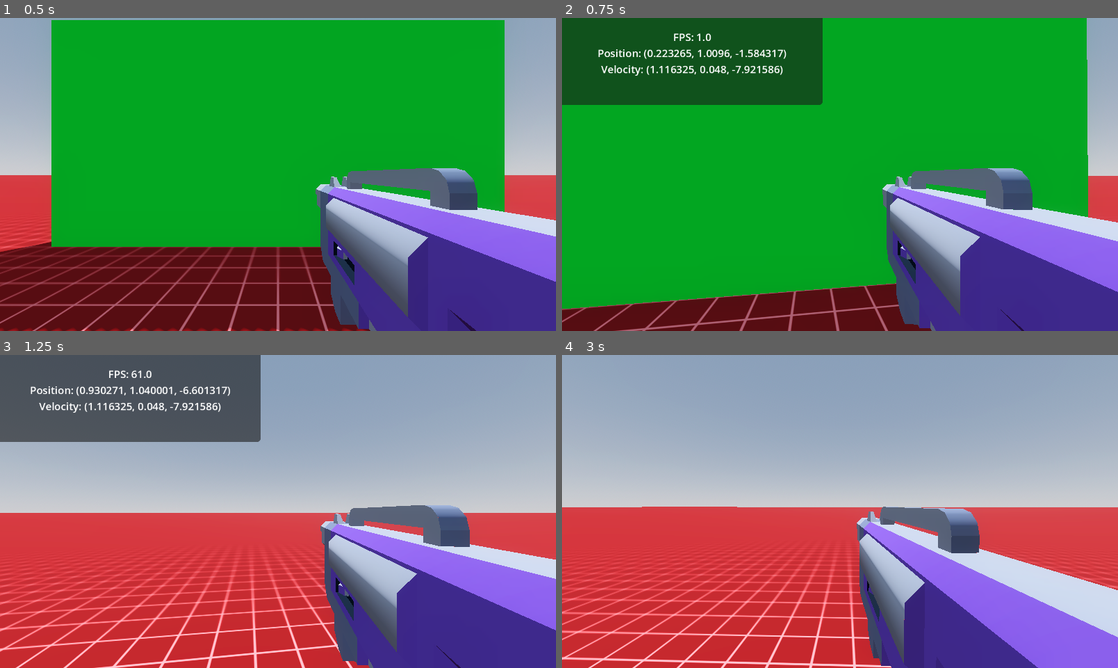
Above: before the commit, frames 1-4 (two rows, left to right).
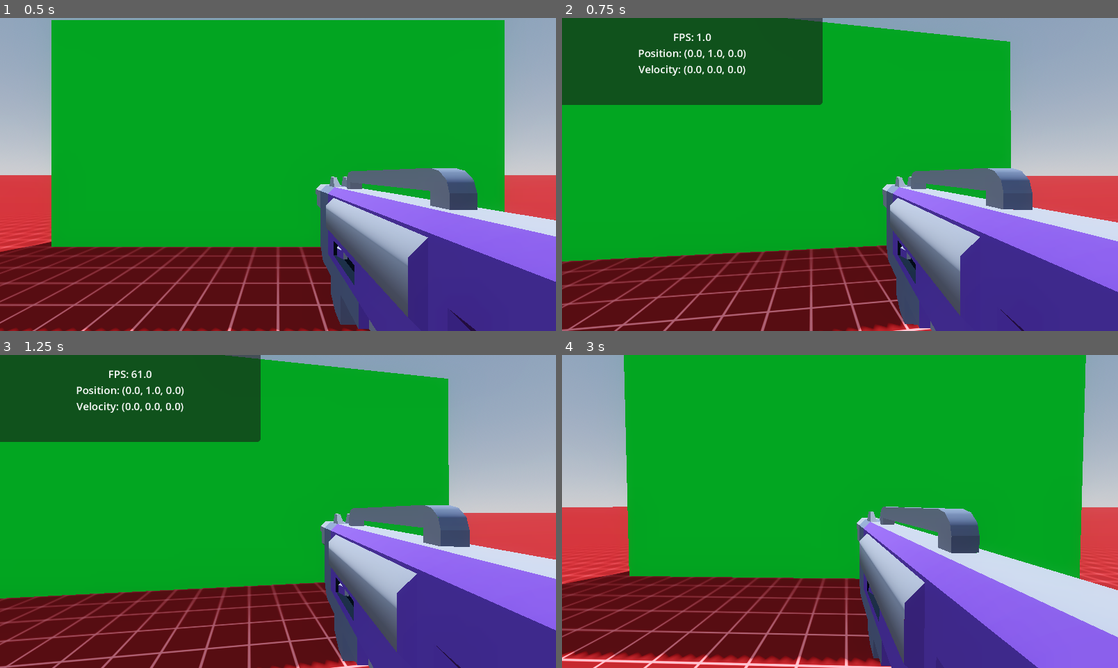
Above: after the commit, the same moments.

Repository: beanarchystudios/immersive
Game: Godot game, scene res://Scenes/Maps/playground.tscn
Same seed, same stepped clock (60 frames per second), same inputs: the game is played once before the commit and once after it.
Inputs (mouse positions are in pixels of both pictures, inside the frame that each line leads up to):
- Up to frame 1 (0.5 s): no input
- Up to frame 2 (0.75 s): tap Enter at 0.5 s; move the mouse to (867, 174) at 0.52 s; hold W (move_up, bound only before the commit) from 0.53 s (still down); hold V (noclip) from 0.53 s (still down)
- Up to frame 3 (1.25 s): keep holding W (move_up, bound only before the commit); keep holding V (noclip); tap Space (jump) at 0.77, 1.07 s; tap Shift (run) at 0.8 s
- Up to frame 4 (3 s): keep holding W (move_up, bound only before the commit); move the mouse to (812, 511) at 1.27 s; release V (noclip) at 1.28 s; tap Shift (run) at 1.35 s; tap Space (jump) at 1.52, 1.55, 1.82, 2.1 s; move the mouse to (851, 505) at 2.02 s; hold V (noclip) 2.03-2.78 s; move the mouse to (834, 517) at 2.77 s; right-click (834, 517) at 2.85 s

Frame 1 is identical in both runs. In frame 2, 21% of the frame differs, in the area x 0-95%, y 0-100%; in frame 3, 68%, in the area x 0-82%, y 0-100%; in frame 4, 68%.

Commit message:
Playroom

Diff:
--- a/Scenes/Maps/playground.tscn
+++ b/Scenes/Maps/playground.tscn
@@ -1,6 +1,5 @@
-[gd_scene load_steps=14 format=3 uid="uid://cam77nl8tymmk"]
+[gd_scene load_steps=13 format=3 uid="uid://cam77nl8tymmk"]
 
-[ext_resource type="PackedScene" uid="uid://et4uuqnudplt" path="res://Scenes/Player/player.tscn" id="1_dptpw"]
 [ext_resource type="Shader" uid="uid://csyqag4g3dh0a" path="res://Shaders/grid.tres" id="1_nh8v7"]
 
 [sub_resource type="ShaderMaterial" id="ShaderMaterial_dptpw"]
@@ -74,8 +73,6 @@
 [node name="WorldEnvironment" type="WorldEnvironment" parent="Lighting"]
 environment = SubResource("Environment_mcjj0")
 
-[node name="Player" parent="." instance=ExtResource("1_dptpw")]
-
 [node name="Ball" type="RigidBody3D" parent="."]
 transform = Transform3D(1, 0, 0, 0, 1, 0, 0, 0, 1, 2.28668, 1.07068, 0)
 
--- /dev/null
+++ b/Scenes/Menus/lobby.tscn
@@ -0,0 +1,5 @@
+[gd_scene format=3 uid="uid://dbsilnhmxt10m"]
+
+[node name="Lobby" type="Control"]
+layout_mode = 3
+anchors_preset = 0
--- a/Scenes/Player/Abilities/shoot.tscn
+++ b/Scenes/Player/Abilities/shoot.tscn
@@ -4,6 +4,7 @@
 
 [node name="Shoot" type="RayCast3D"]
 target_position = Vector3(0, 0, -50)
+collision_mask = 3
 debug_shape_custom_color = Color(1, 0, 0, 0.498039)
 script = ExtResource("1_7mmsb")
 
--- a/Scenes/Player/player.tscn
+++ b/Scenes/Player/player.tscn
@@ -1,9 +1,15 @@
-[gd_scene load_steps=7 format=3 uid="uid://et4uuqnudplt"]
+[gd_scene load_steps=9 format=3 uid="uid://et4uuqnudplt"]
 
 [ext_resource type="Script" uid="uid://h71vx586hpx7" path="res://Scripts/Player/player.gd" id="1_uvnfx"]
 [ext_resource type="PackedScene" uid="uid://cxv515csr63hw" path="res://Scenes/Player/Abilities/shoot.tscn" id="2_a3d8c"]
 [ext_resource type="PackedScene" uid="uid://bogecjmyjgjjv" path="res://Scenes/Player/Abilities/interact.tscn" id="3_htcer"]
 [ext_resource type="PackedScene" uid="uid://b6um36yban1w" path="res://Scenes/Player/hud.tscn" id="3_xpcdj"]
+
+[sub_resource type="StandardMaterial3D" id="StandardMaterial3D_mtuoh"]
+
+[sub_resource type="CapsuleMesh" id="CapsuleMesh_mtuoh"]
+material = SubResource("StandardMaterial3D_mtuoh")
+radius = 0.3
 
 [sub_resource type="CapsuleShape3D" id="CapsuleShape3D_tugb3"]
 radius = 0.3
@@ -14,7 +20,13 @@
 
 [node name="Player" type="CharacterBody3D"]
 transform = Transform3D(1, 0, 0, 0, 1, 0, 0, 0, 1, 0, 1, 0)
+collision_layer = 2
 script = ExtResource("1_uvnfx")
+
+[node name="BaseMesh" type="MeshInstance3D" parent="."]
+layers = 2
+cast_shadow = 0
+mesh = SubResource("CapsuleMesh_mtuoh")
 
 [node name="BaseCollider" type="CollisionShape3D" parent="."]
 shape = SubResource("CapsuleShape3D_tugb3")
--- /dev/null
+++ b/Scripts/Managers/lumbergh.gd
@@ -0,0 +1,120 @@
+extends Node2D
+var Playroom = JavaScriptBridge.get_interface("Playroom")
+# Keep a reference to the callback so it doesn't get garbage collected
+var jsBridgeReferences = []
+func bridgeToJS(cb):
+	var jsCallback = JavaScriptBridge.create_callback(cb)
+	jsBridgeReferences.push_back(jsCallback)
+	return jsCallback
+
+@export var player_scene: PackedScene = preload("res://Scenes/Player/player.tscn")
+
+@onready var console = JavaScriptBridge.get_interface("console")
+
+var player_states = []
+var player_scenes = []
+var player_joysticks = []
+# Called when the node enters the scene tree for the first time.
+func _ready():
+	if OS.has_feature("web"):
+		# Make Joystick available in browser context so we can create it
+		JavaScriptBridge.eval("Joystick = Playroom.Joystick")
+		var initOptions = JavaScriptBridge.create_object("Object")
+
+		initOptions.gameId = "OndY7lTfNIxfOD9M3q2j"
+		initOptions.maxPlayersPerRoom = 32
+		console.log(initOptions)
+
+		Playroom.insertCoin(initOptions, bridgeToJS(onInsertCoin))
+	else:
+		var player = player_scene.instantiate()
+		get_tree().current_scene.add_child(player)
+		player.owner = get_tree().current_scene
+
+# Called when the host has started the game
+func onInsertCoin(args):
+	print("Coin Inserted")
+	Playroom.onPlayerJoin(bridgeToJS(onPlayerJoin))
+
+# Called when a new player joins the game
+func onPlayerJoin(args):
+	var state = args[0]
+	print("new player: ", state.id)
+	var joystick = addJoystickToPlayer(state)
+	var player = player_scene.instantiate()
+	var color = Color(state.getProfile().color.hexString)
+
+	get_tree().current_scene.add_child(player, true)
+
+	player.find_child("BaseMesh").mesh = player.find_child("BaseMesh").mesh.duplicate()
+	var mat = StandardMaterial3D.new()
+	mat.albedo_color = color
+	player.find_child("BaseMesh").mesh.material = mat
+
+	player.name = state.id
+
+	player_states.push_back(state)
+	player_joysticks.push_back(joystick)
+	player_scenes.push_back(player)
+
+	# Listen to onQuit event
+	var onQuitCb = func onPlayerQuit(args):
+		print("player quit: ", state.id)
+		player_states.erase(state)
+		player_joysticks.erase(joystick)
+		player_scenes.erase(player)
+		remove_child(player)
+	state.onQuit(bridgeToJS(onQuitCb))
+
+# https://docs.joinplayroom.com/components/joystick
+func addJoystickToPlayer(state):
+	# A dpad + jump button joystick
+	var joystickOptions = JavaScriptBridge.create_object("Object")
+	joystickOptions.type = "dpad"
+	joystickOptions.keyboard = true
+	var jumpButton = JavaScriptBridge.create_object("Object")
+	jumpButton.id = "jump"
+	jumpButton.label = "Jump"
+	var buttons = JavaScriptBridge.create_object("Array")
+	buttons.push(jumpButton)
+	joystickOptions.buttons = buttons
+
+	console.log(joystickOptions)
+	var joystick = JavaScriptBridge.create_object("Joystick", state, joystickOptions)
+	return joystick
+
+# Called every frame. 'delta' is the elapsed time since the previous frame.
+func _process(delta):
+	for i in player_joysticks.size():
+		var joystick = player_joysticks[i]
+		var state = player_states[i]
+		var scene = player_scenes[i]
+		if (Playroom.isHost()):
+			var dpad = joystick.dpad()
+
+			if dpad.x == "left":
+				scene.input_dir.x = -1
+			elif dpad.x == "right":
+				scene.input_dir.x = 1
+			else:
+				scene.input_dir.x = 0
+
+			if dpad.y == "up":
+				scene.input_dir.y = -1
+			elif dpad.y == "down":
+				scene.input_dir.y = 1
+			else:
+				scene.input_dir.y = 0
+			scene.input_dir = scene.input_dir.normalized()
+
+			#if joystick.isPressed("jump"):
+			if Input.is_action_just_pressed("jump"):
+				if scene.name == Playroom.me().id:
+					scene.jump()
+			state.setState("px", scene.get_position().x)
+			state.setState("py", scene.get_position().y)
+			state.setState("pz", scene.get_position().z)
+			scene._camera.make_current()
+		else:
+			if (!state.getState("px")): pass
+			scene.position = Vector3(state.getState("px"), state.getState("py"), state.getState("pz"))
--- a/Scripts/Player/player.gd
+++ b/Scripts/Player/player.gd
@@ -211,15 +211,12 @@
 func _physics_process(delta: float) -> void:
 	if PauseLayer.game_paused: return
 
-	input_dir = Input.get_vector("move_left", "move_right", "move_up", "move_down")
+	#input_dir = Input.get_vector("move_left", "move_right", "move_up", "move_down")
 	direction = (transform.basis * Vector3(input_dir.x, 0, input_dir.y)).normalized()
 
 	handle_states()
 	if not noclip:
 		if is_on_floor():
-			# Handle jump.
-			if Input.is_action_just_pressed("jump"):
-				velocity.y = jump_velocity
 			handle_ground_movement(delta)
 		else:
 			handle_air_movement(delta)
@@ -227,3 +224,7 @@
 		handle_noclip(delta)
 
 	move_and_slide()
+
+func jump() -> void:
+	if is_on_floor():
+		velocity.y = jump_velocity
--- a/project.godot
+++ b/project.godot
@@ -12,13 +12,14 @@
 
 config/name="Immersively Sourced"
 config/description="A character controller for FPS games, mimicks Half-Life and CS. "
-run/main_scene="res://Scenes/Maps/playground.tscn"
+run/main_scene="uid://cam77nl8tymmk"
 config/features=PackedStringArray("4.4", "GL Compatibility")
 config/icon="res://icon.svg"
 
 [autoload]
 
 PauseLayer="*res://Scenes/Menus/pause_layer.tscn"
+Lumbergh="*res://Scripts/Managers/lumbergh.gd"
 
 [display]
 
@@ -27,26 +28,6 @@
 
 [input]
 
-move_up={
-"deadzone": 0.2,
-"events": [Object(InputEventKey,"resource_local_to_scene":false,"resource_name":"","device":-1,"window_id":0,"alt_pressed":false,"shift_pressed":false,"ctrl_pressed":false,"meta_pressed":false,"pressed":false,"keycode":0,"physical_keycode":87,"key_label":0,"unicode":119,"location":0,"echo":false,"script":null)
-]
-}
-move_down={
-"deadzone": 0.2,
-"events": [Object(InputEventKey,"resource_local_to_scene":false,"resource_name":"","device":-1,"window_id":0,"alt_pressed":false,"shift_pressed":false,"ctrl_pressed":false,"meta_pressed":false,"pressed":false,"keycode":0,"physical_keycode":83,"key_label":0,"unicode":115,"location":0,"echo":false,"script":null)
-]
-}
-move_left={
-"deadzone": 0.2,
-"events": [Object(InputEventKey,"resource_local_to_scene":false,"resource_name":"","device":-1,"window_id":0,"alt_pressed":false,"shift_pressed":false,"ctrl_pressed":false,"meta_pressed":false,"pressed":false,"keycode":0,"physical_keycode":65,"key_label":0,"unicode":97,"location":0,"echo":false,"script":null)
-]
-}
-move_right={
-"deadzone": 0.2,
-"events": [Object(InputEventKey,"resource_local_to_scene":false,"resource_name":"","device":-1,"window_id":0,"alt_pressed":false,"shift_pressed":false,"ctrl_pressed":false,"meta_pressed":false,"pressed":false,"keycode":0,"physical_keycode":68,"key_label":0,"unicode":100,"location":0,"echo":false,"script":null)
-]
-}
 jump={
 "deadzone": 0.2,
 "events": [Object(InputEventKey,"resource_local_to_scene":false,"resource_name":"","device":-1,"window_id":0,"alt_press …(191 unchanged characters)…
Not shown, added: Scripts/Managers/lumbergh.gd.uid
